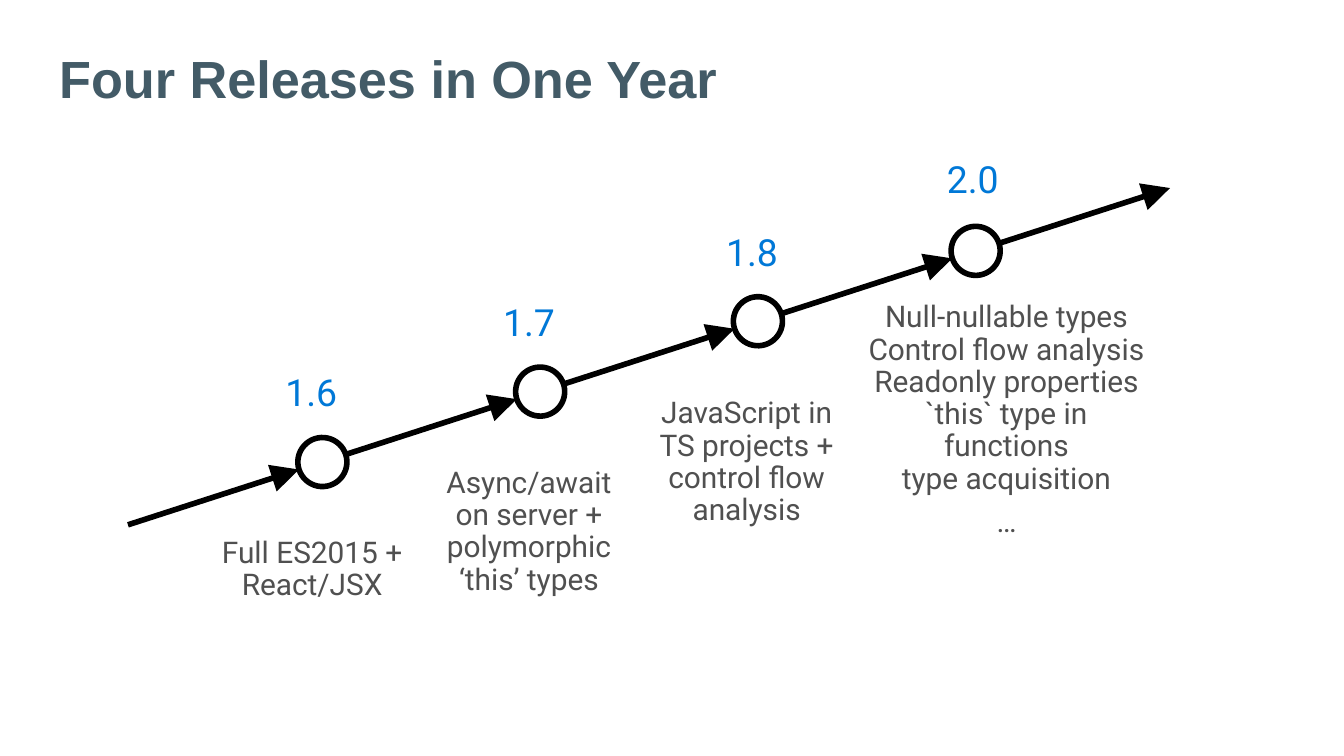
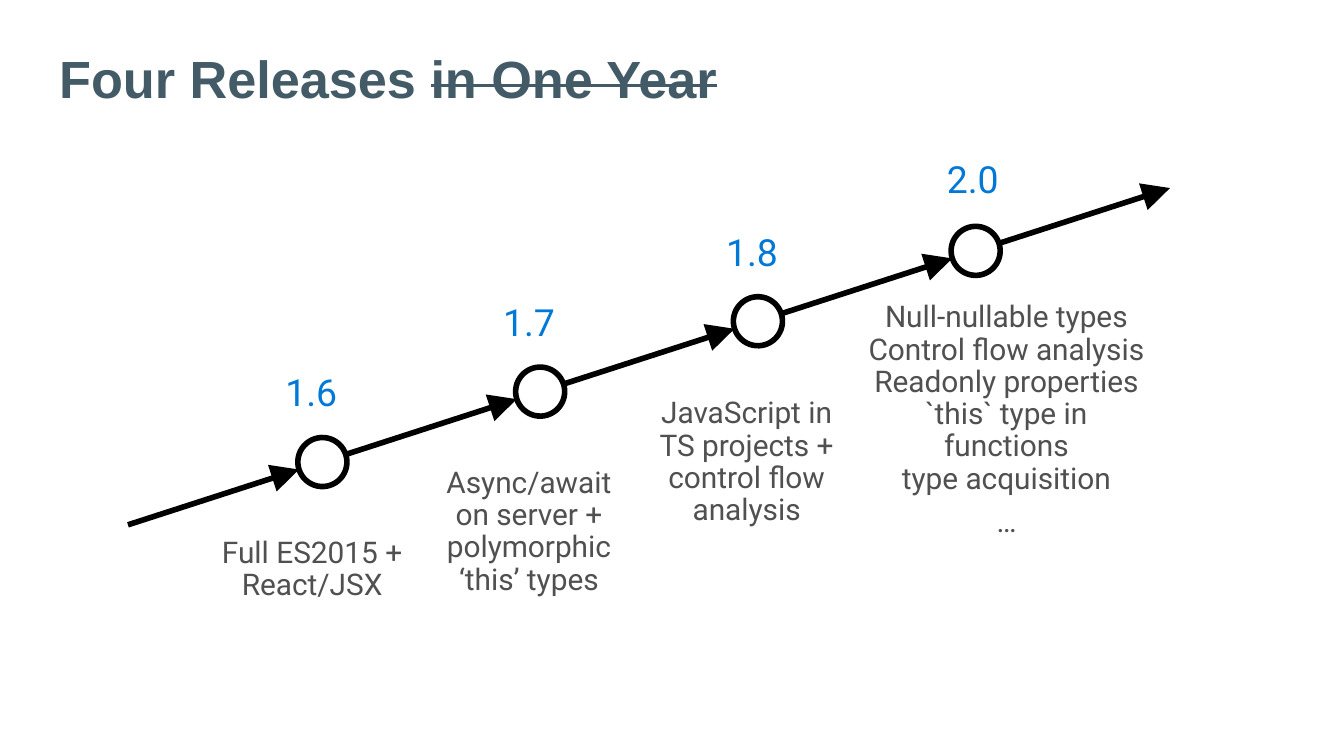
Before and after one commit to zhengbli/ng-china-2016, a slide deck: slide 32 of TypeScript- Superheroic Power In Angular.pptx (slide 31 before the commit). Drawn at 1344x756 pixels with LibreOffice and Linux fonts; fonts in the diff are those of the drawing; background and template pictures are left out. Boxes give left, top, right and bottom in pixels: in the first picture for what was removed or moved away, otherwise in the second. Text is boxed around its words. In the diff, an @@ line names an element or a change of style, - is before the commit and + after.

```diff
--- a/TypeScript- Superheroic Power In Angular.pptx
+++ b/TypeScript- Superheroic Power In Angular.pptx
@@ text "Four Releases in One Year" at [59,60,716,99]: strikethrough on in "in One Year" @@
```
Also in this commit, not shown: 1 other slide changed, 1 slide added, 5 other files.
